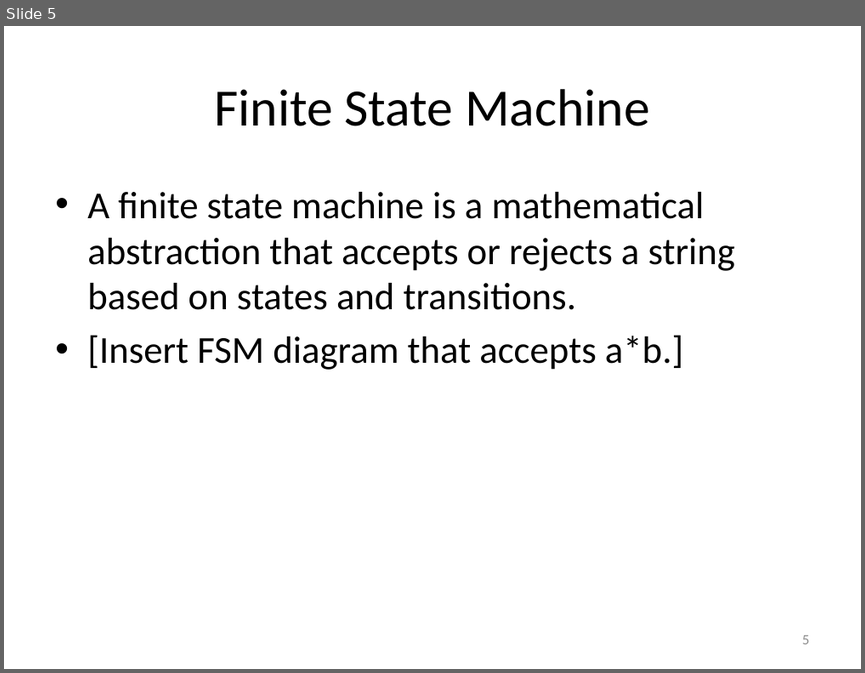
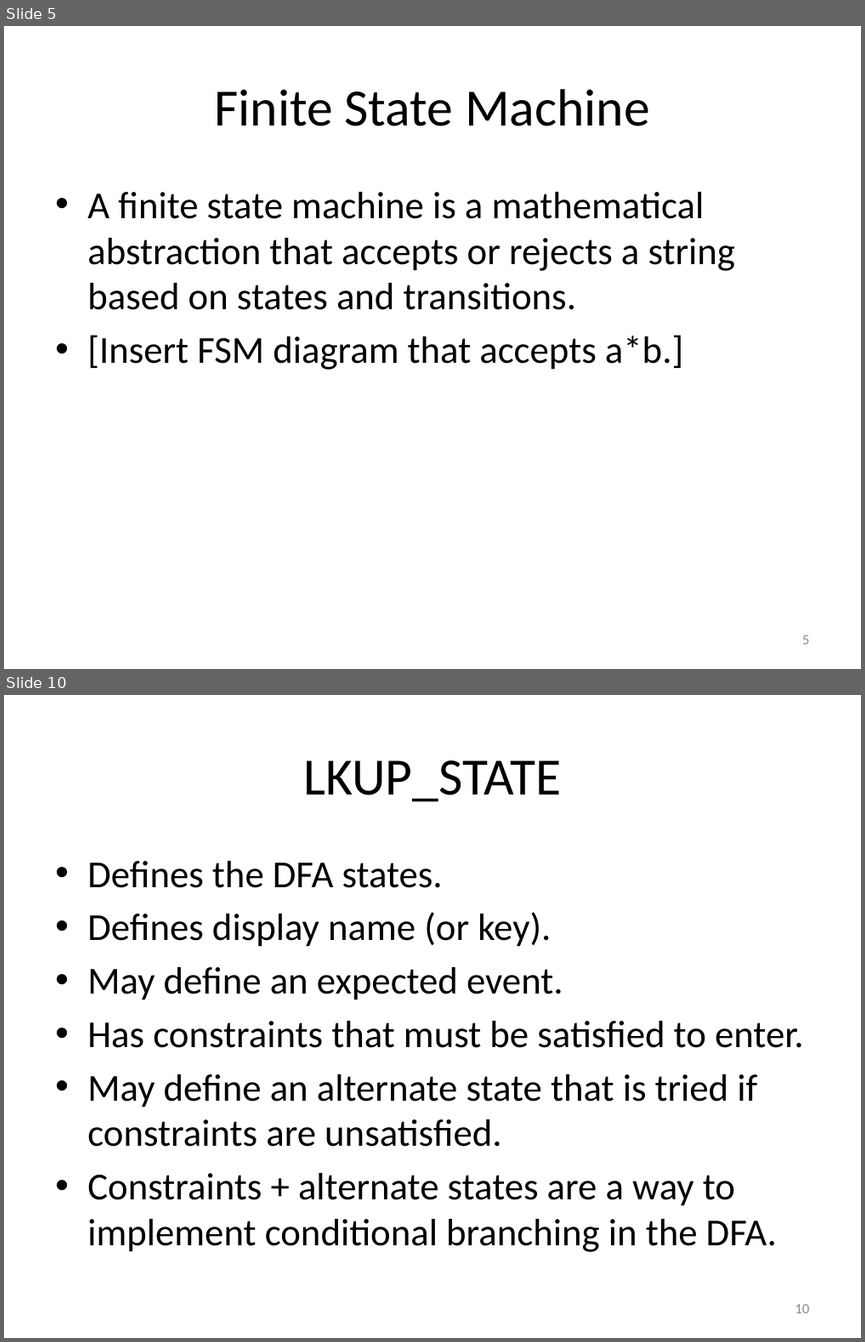
Before and after one commit to RichardRoda/DFA-Workflow-Model, a slide deck: Modeling Workflows with Event Driven DFA.pptx. Shown one above the other, each under a label of ours: slide 5 before the commit, slides 5 and 10 after it; the slides between them are not shown. The pictures are 865x673 and 865x1342 pixels, drawn with LibreOffice and Linux fonts; fonts in the diff are those of the drawing. Boxes give left, top, right and bottom in pixels: in the first picture for what was removed or moved away, otherwise in the second. Text is boxed around its words. In the diff, an @@ line names an element or a change of style, - is before the commit and + after.

Commit message:
Added descriptions for LKUP_EVENT, LKUP_STATE, and LKUP_STATE_EVENT_TRANS.

```diff
--- a/Modeling Workflows with Event Driven DFA.pptx
+++ b/Modeling Workflows with Event Driven DFA.pptx
@@ slide 10 added at bbox=[4, 695, 861, 1338], background #FFFFFF @@
@@ title added at bbox=[303, 760, 561, 802], 44 pt, text #000000 @@
+LKUP_STATE
@@ text added at bbox=[87, 861, 804, 1252], 32 pt, text #000000 @@
+• Defines the DFA states.
+• Defines display name (or key).
+• May define an expected event.
+• Has constraints that must be satisfied to enter.
+• May define an alternate state that is tried if constraints are unsatisfied.
+• Constraints + alternate states are a way to implement conditional branching in the DFA.
@@ page number added at bbox=[794, 1304, 809, 1313], 12 pt, text #8C8C8C @@
+10
```
Also in this commit, not shown: 2 slides changed, 3 other slides added.
